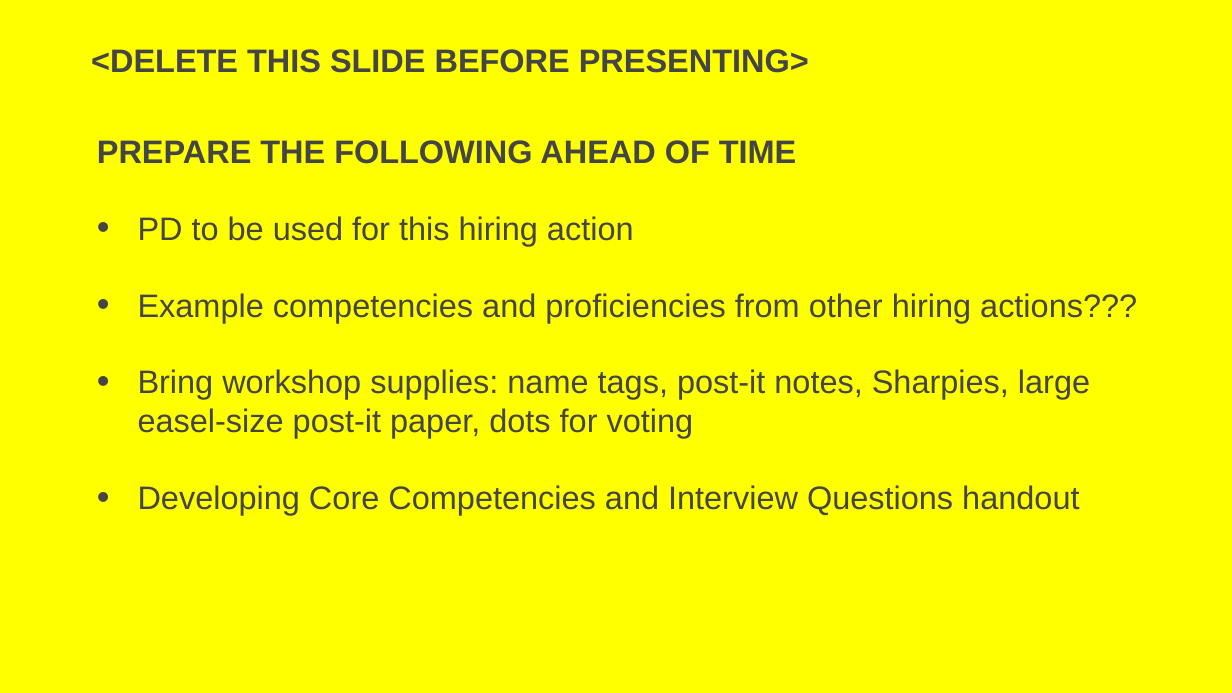
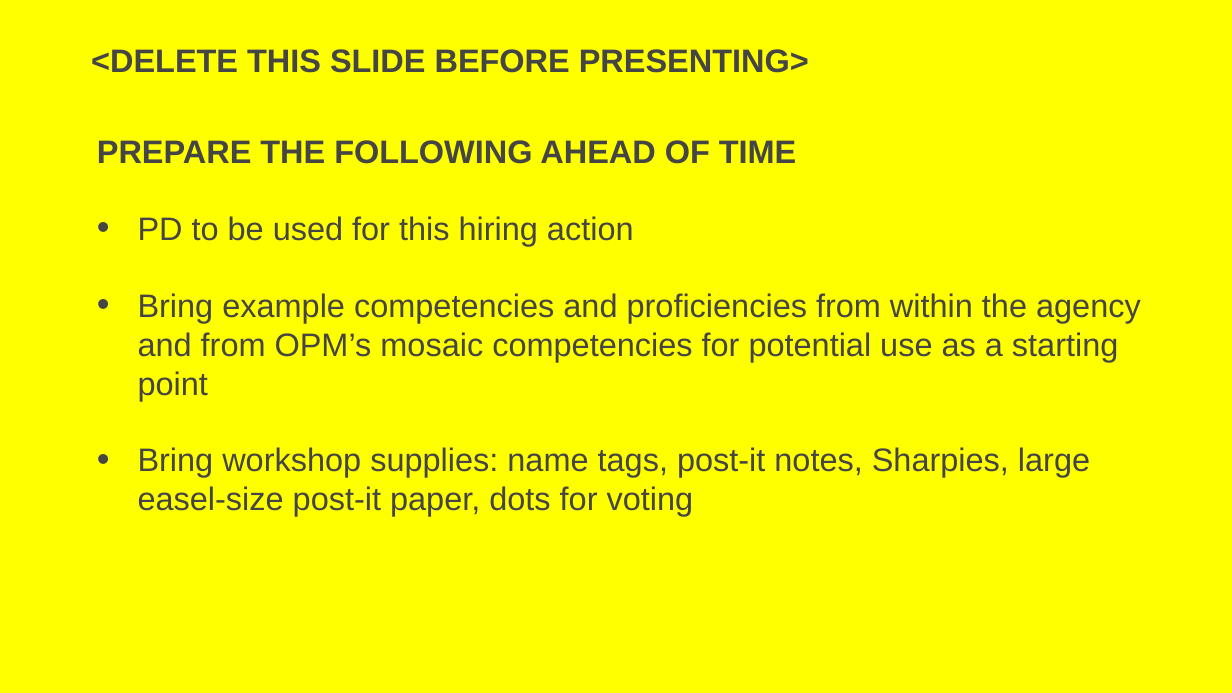
Before and after one commit to usds/SME-QA-Website, a slide deck: slide 2 of toolkit/job-analysis/job-analysis-day-1-presentation.pptx. Drawn at 1232x693 pixels with LibreOffice and Linux fonts; fonts in the diff are those of the drawing. Boxes give left, top, right and bottom in pixels: in the first picture for what was removed or moved away, otherwise in the second. Text is boxed around its words. In the diff, an @@ line names an element or a change of style, - is before the commit and + after.

```diff
--- a/toolkit/job-analysis/job-analysis-day-1-presentation.pptx
+++ b/toolkit/job-analysis/job-analysis-day-1-presentation.pptx
@@ text at box(138, 293, 1141, 401): text changed @@
-• Example competencies and proficiencies from other hiring actions???
+• Bring example competencies and proficiencies from within the agency and from OPM’s mosaic competencies for potential use as a starting point
@@ text at box(138, 485, 1079, 515): paragraph removed @@
-• Developing Core Competencies and Interview Questions handout
```
Also in this commit, not shown: 3 other slides changed.
